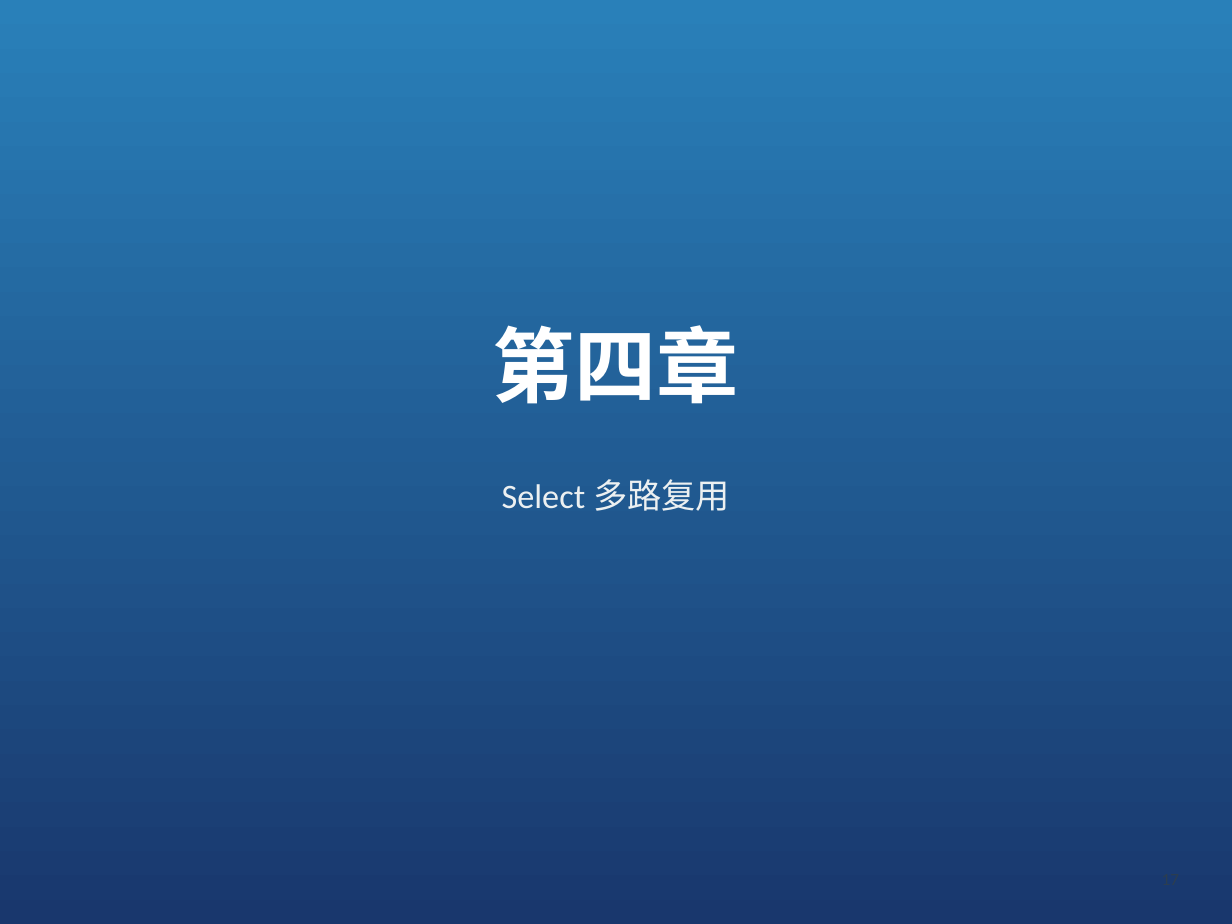
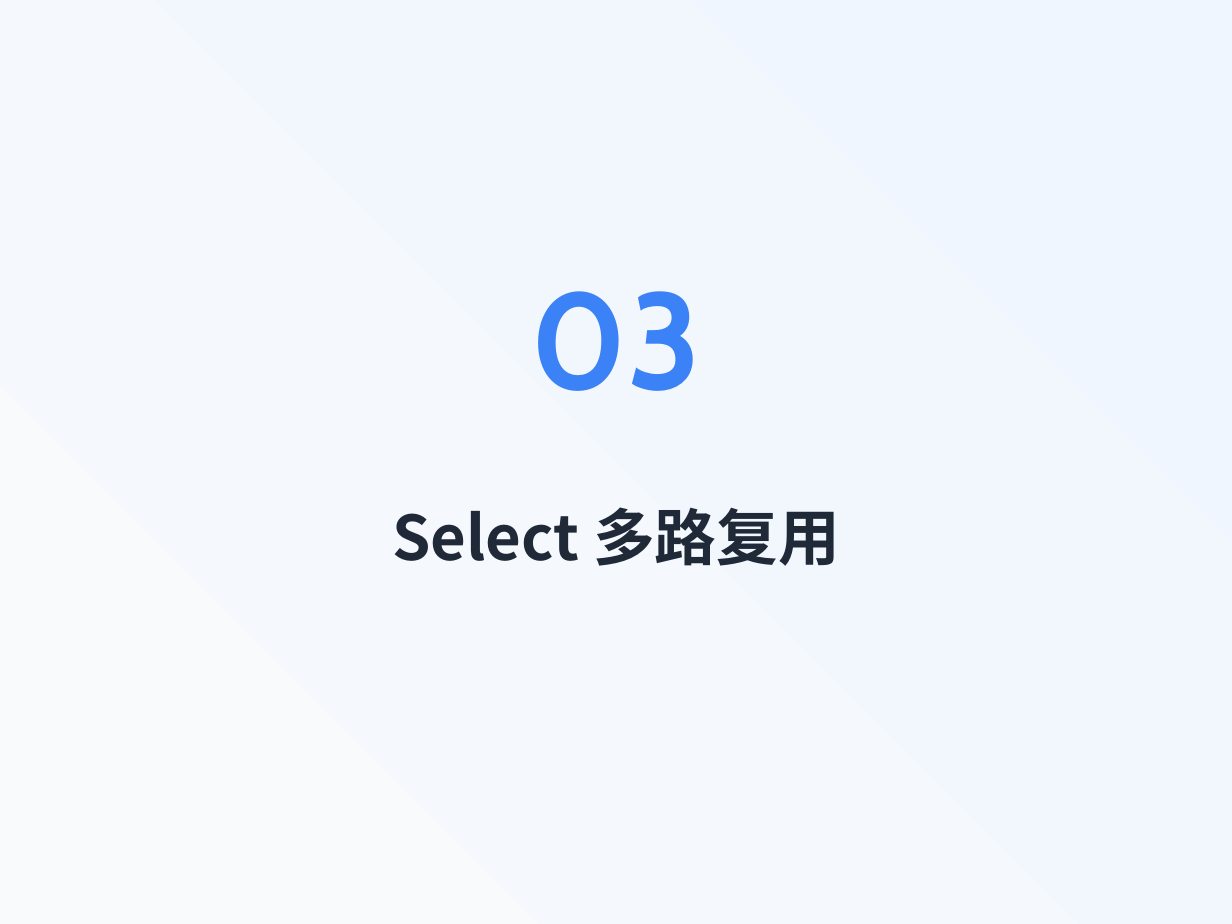
Before and after one commit to baiwangea/go-study, a slide deck: slide 9 of 03-go-concurrency/Go并发编程课程.pptx (slide 17 before the commit). Drawn at 1232x924 pixels with LibreOffice and Linux fonts; fonts in the diff are those of the drawing. Boxes give left, top, right and bottom in pixels: in the first picture for what was removed or moved away, otherwise in the second. Text is boxed around its words. In the diff, an @@ line names an element or a change of style, - is before the commit and + after.

```diff
--- a/03-go-concurrency/Go并发编程课程.pptx
+++ b/03-go-concurrency/Go并发编程课程.pptx
@@ background #FFFFFF to gradient #F8FAFC to #EFF6FF @@
@@ rectangle removed at [0,0,1232,924] @@
@@ text added at [531,291,701,391], 80 pt, text #3B82F6, bold @@
+03
@@ text removed at [493,325,739,404] @@
-第四章
@@ text "Select 多路复用": place and size @@
-text "Select 多路复用" at [502,479,730,511]
+text "Select 多路复用" at [392,507,839,566]
@@ text "Select 多路复用" at [392,507,839,566]: size 20 to 36 pt, font Calibri to Noto Sans CJK SC, text colour #ECF0F1 to #1F2937, bold on @@
```
Also in this commit, not shown: 2 other slides changed, 24 slides added, 33 slides removed, 2 other files.
